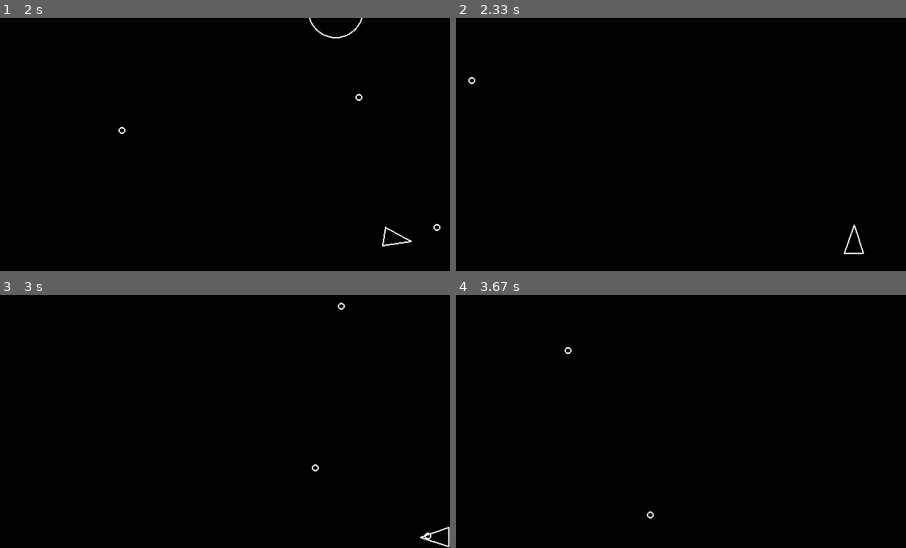
Above: before the commit, frames 1-4 (two rows, left to right).
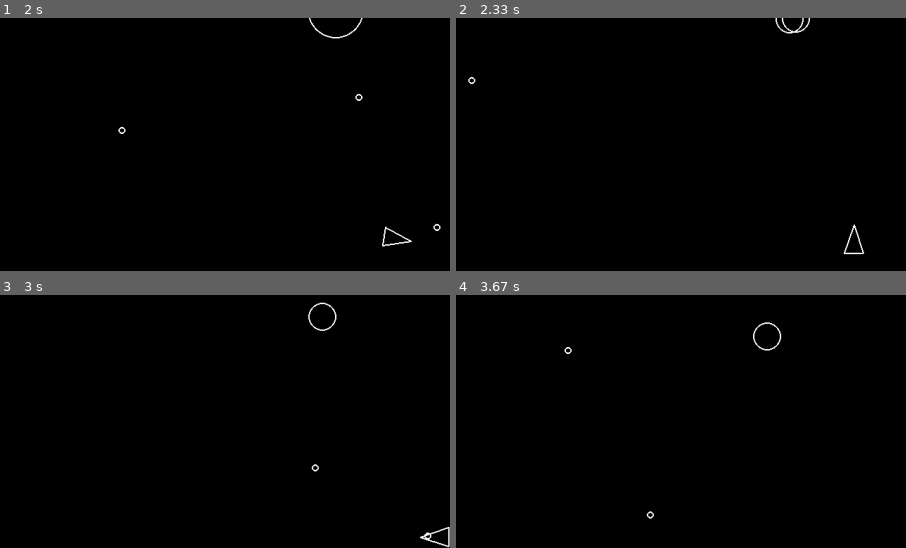
Above: after the commit, the same moments.

Repository: gamedevjon/pygame_asteroids
Game: pygame game, started from main.py
The game is run twice, just before and just after one commit, with the same random seed, the same clock (stepped at 60 frames per second) and the same inputs.
Inputs:
- Up to frame 1 (2 s): tap Space at 0.33, 0.73, 1.03, 1.23, 1.57, 1.87 s; hold D 0.67-1.13 s; hold W 1.17-1.47 s; hold D 1.5-1.97 s
- Up to frame 2 (2.33 s): hold A from 2 s (still down); tap Space at 2.07 s
- Up to frame 3 (3 s): tap Space at 2.37, 2.63, 2.97 s; release A at 2.53 s; hold S 2.57-2.87 s; hold A from 2.9 s (still down)
- Up to frame 4 (3.67 s): tap Space at 3.27, 3.4 s; release A at 3.3 s; hold W from 3.33 s (still down)
The pictures show only the part of the screen within x 3-53%, y 0-50%; the shares and areas given below are measured in that part.

Frame 1 is identical in both runs. In frame 2, 0.2% of the frame differs, in the area x 70-79%, y 0-7%; in frame 3, 0.2%, in the area x 68-77%, y 2-15%; in frame 4, 0.2%.

Commit message:
Split Asteroids Feature

Diff:
--- a/asteroid.py
+++ b/asteroid.py
@@ -1,10 +1,22 @@
 import pygame
 from constants import *
 from circleshape import CircleShape
+import random
 
 class Asteroid(CircleShape):
     def __init__(self, x, y, radius):
         super().__init__(x, y, radius)
+
+    def split(self):
+        self.kill()
+        random_angle = random.uniform(20, 50)
+        new_velocity_1 = self.velocity.rotate(random_angle)
+        new_velocity_2 = self.velocity.rotate(-random_angle)
+        new_radius = self.radius - ASTEROID_MIN_RADIUS
+        asteroid_1 = Asteroid(self.position.x, self.position.y, new_radius)
+        asteroid_2 = Asteroid(self.position.x, self.position.y, new_radius)
+        asteroid_1.velocity = new_velocity_1 * 1.2
+        asteroid_2.velocity = new_velocity_2 * 1.2
 
     def draw(self, screen):
         pygame.draw.circle(
--- a/main.py
+++ b/main.py
@@ -56,7 +56,7 @@
             for bullet in shots:
                 bullet_check = bullet.check_collisions(ast)
                 if bullet_check == True:
-                    ast.kill()
+                    ast.split()
                     bullet.kill()
 
         screen.fill((0, 0, 0))
